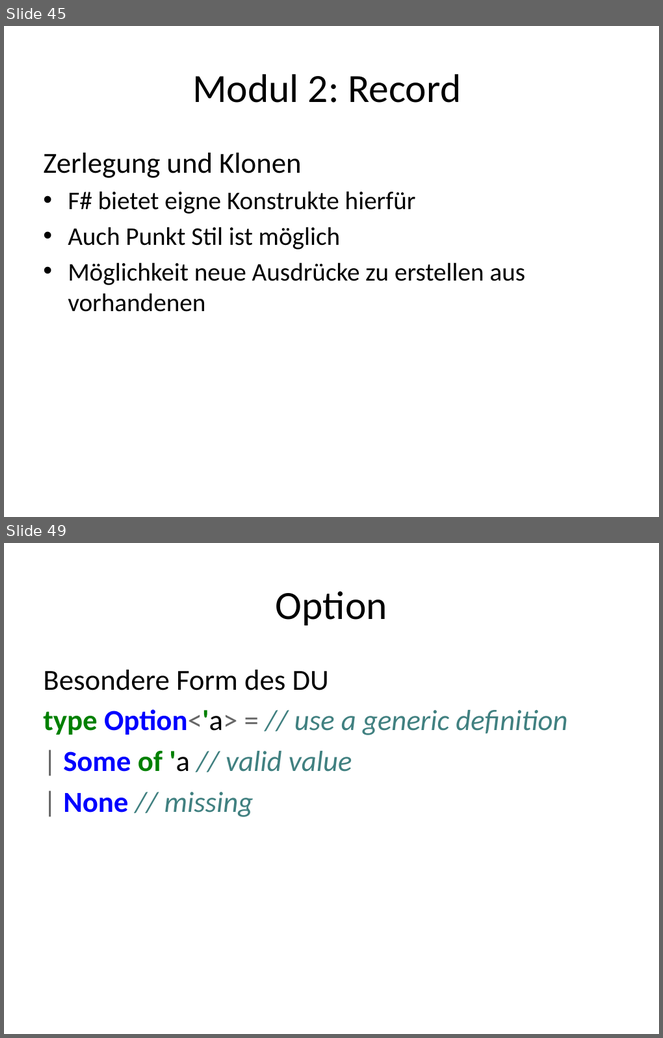
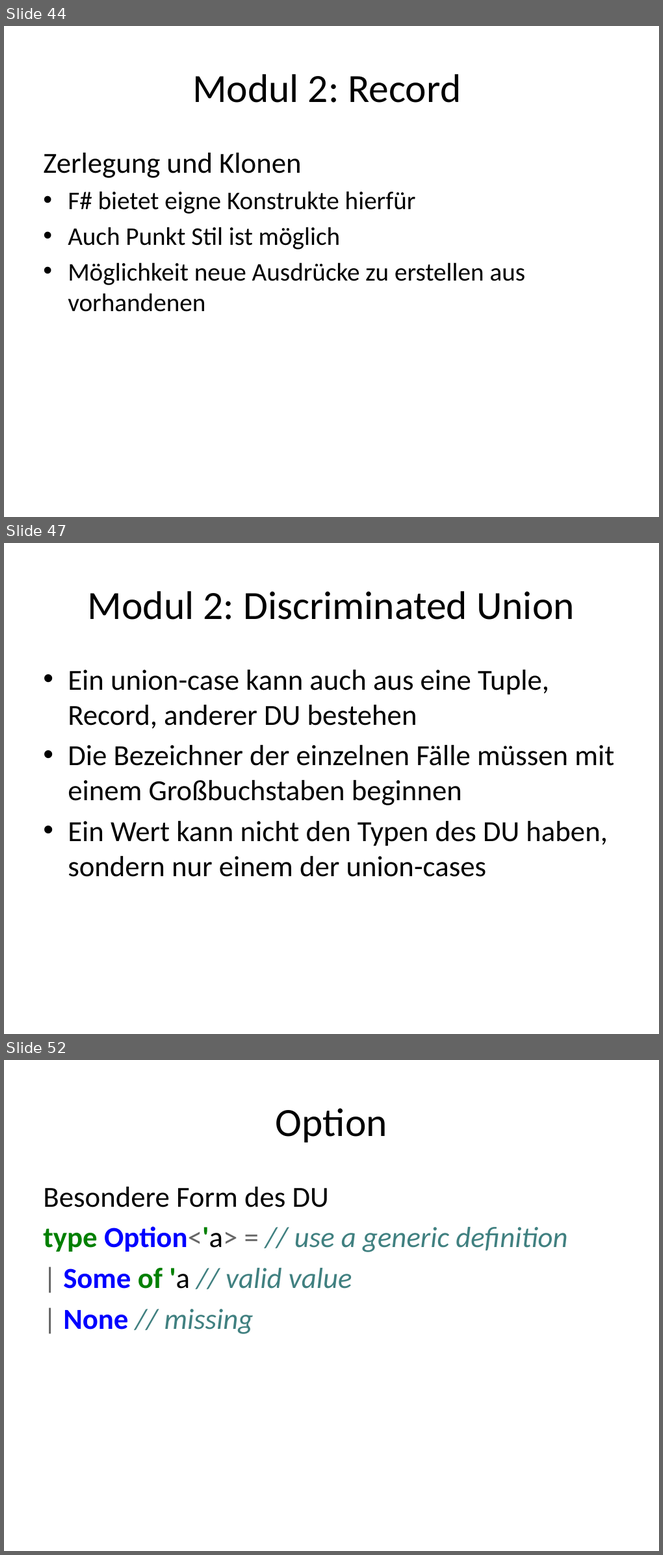
Before and after one commit to nasserbrake/Spartakiade2017, a slide deck: FSharp.pptx. Shown one above the other, each under a label of ours: slides 45 and 49 before the commit, slides 44, 47 and 52 after it; the slides between them are not shown. The pictures are 663x1038 and 663x1555 pixels, drawn with LibreOffice and Linux fonts; fonts in the diff are those of the drawing. Boxes give left, top, right and bottom in pixels: in the first picture for what was removed or moved away, otherwise in the second. Text is boxed around its words. In the diff, an @@ line names an element or a change of style, - is before the commit and + after.

```diff
--- a/FSharp.pptx
+++ b/FSharp.pptx
@@ slide 47 added at (4,543,659,1034), background #FFFFFF @@
@@ title added at (88,591,575,620), 44 pt, text #000000 @@
+Modul 2: Discriminated Union
@@ text added at (68,670,614,877), 32 pt, text #000000 @@
+• Ein union-case kann auch aus eine Tuple, Record, anderer DU bestehen
+• Die Bezeichner der einzelnen Fälle müssen mit einem Großbuchstaben beginnen
+• Ein Wert kann nicht den Typen des DU haben, sondern nur einem der union-cases
@@ what was slide 45 is now slide 44 @@
@@ what was slide 49 is now slide 52 @@
```
Also in this commit, not shown: 4 slides changed, 3 other slides added, 1 slide removed, 3 other files.
